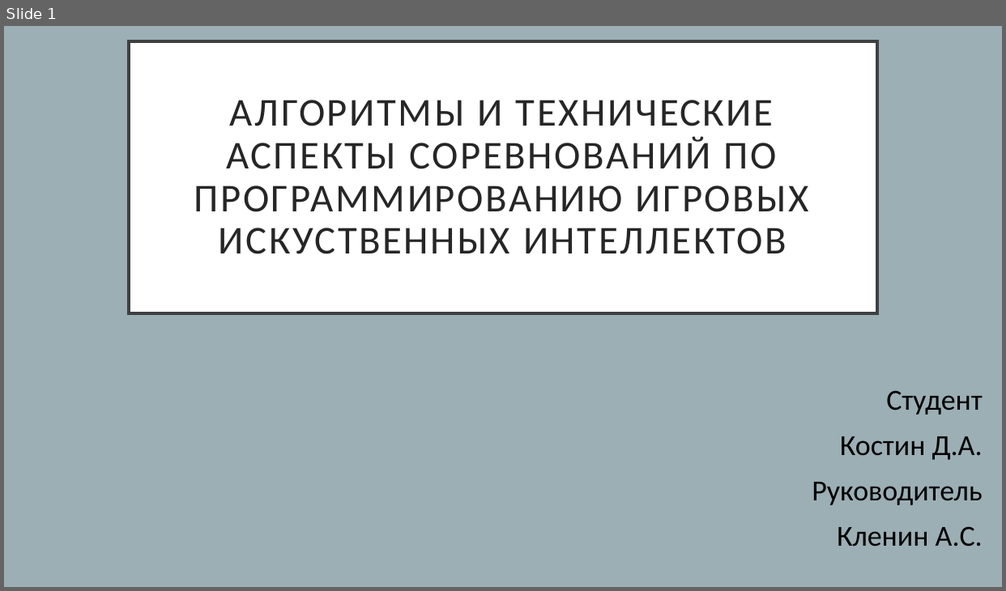
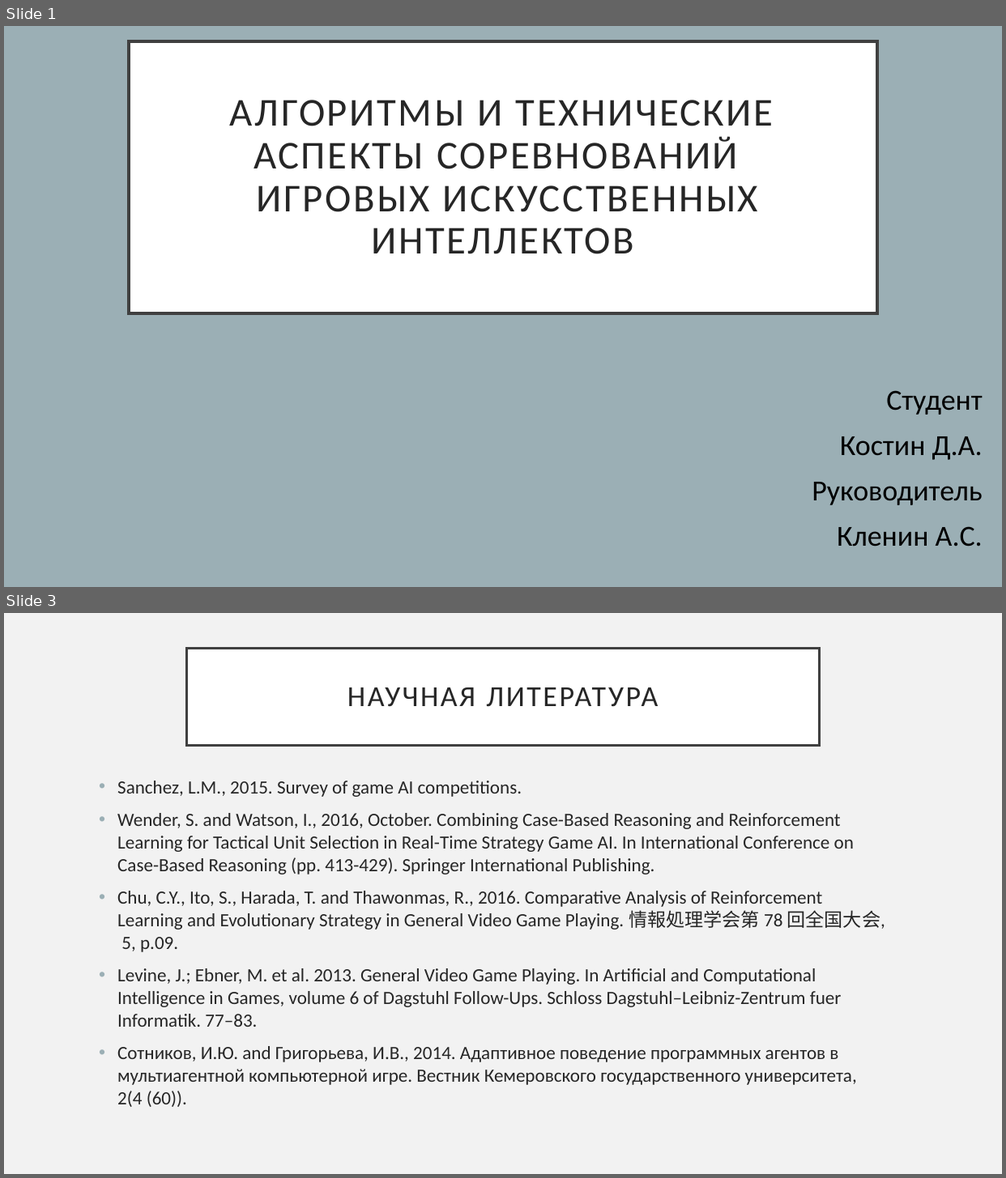
Before and after one commit to etharner/aigame, a slide deck: presentation.pptx. Shown one above the other, each under a label of ours: slide 1 before the commit, slides 1 and 3 after it; the slides between them are not shown. The pictures are 1006x591 and 1006x1178 pixels, drawn with LibreOffice and Linux fonts; fonts in the diff are those of the drawing. Boxes give left, top, right and bottom in pixels: in the first picture for what was removed or moved away, otherwise in the second. Text is boxed around its words. In the diff, an @@ line names an element or a change of style, - is before the commit and + after.

```diff
--- a/presentation.pptx
+++ b/presentation.pptx
@@ slide 3 added at bbox=[4, 613, 1002, 1174], background #F2F2F2 @@
@@ title added at bbox=[187, 648, 819, 746], fill #FFFFFF, outline #404040 2.5 pt, 28 pt, text #262626 @@
+НАУЧНАЯ ЛИТЕРАТУРА
@@ text added at bbox=[117, 781, 885, 1107], 18 pt, text #262626 @@
+• Sanchez, L.M., 2015. Survey of game AI competitions.
+• Wender, S. and Watson, I., 2016, October. Combining Case-Based Reasoning and Reinforcement Learning for Tactical Unit Selection in Real-Time Strategy Game AI. In International Conference on Case-Based Reasoning (pp. 413-429). Springer International Publishing.
+• Chu, C.Y., Ito, S., Harada, T. and Thawonmas, R., 2016. Comparative Analysis of Reinforcement Learning and Evolutionary Strategy in General Video Game Playing. 情報処理学会第 78 回全国大会, 5, p.09.
+• Levine, J.; Ebner, M. et al. 2013. General Video Game Playing. In Artificial and Computational Intelligence in Games, volume 6 of Dagstuhl Follow-Ups. Schloss Dagstuhl–Leibniz-Zentrum fuer Informatik. 77–83.
+• Сотников, И.Ю. and Григорьева, И.В., 2014. Адаптивное поведение программных агентов в мультиагентной компьютерной игре. Вестник Кемеровского государственного университета, 2(4 (60)).
@@ slide 1 changed as well @@
@@ title at bbox=[230, 100, 774, 254]: text changed @@
-АЛГОРИТМЫ И ТЕХНИЧЕСКИЕ АСПЕКТЫ СОРЕВНОВАНИЙ ПО ПРОГРАММИРОВАНИЮ ИГРОВЫХ ИСКУСТВЕННЫХ ИНТЕЛЛЕКТОВ
+АЛГОРИТМЫ И ТЕХНИЧЕСКИЕ АСПЕКТЫ СОРЕВНОВАНИЙ
+ИГРОВЫХ ИСКУСCТВЕННЫХ ИНТЕЛЛЕКТОВ
```
Also in this commit, not shown: 18 other slides added, 1 slide removed, 1 other file.
